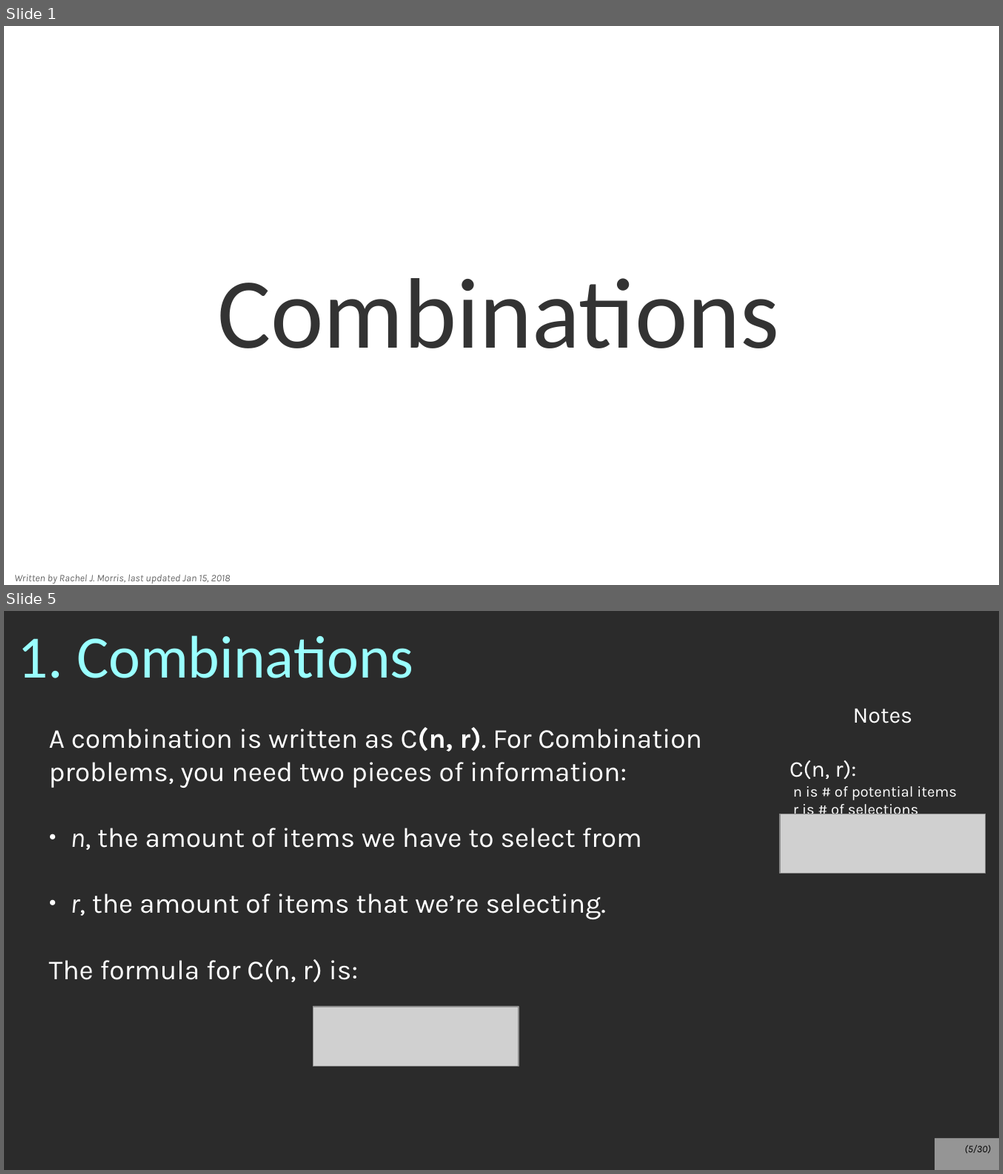
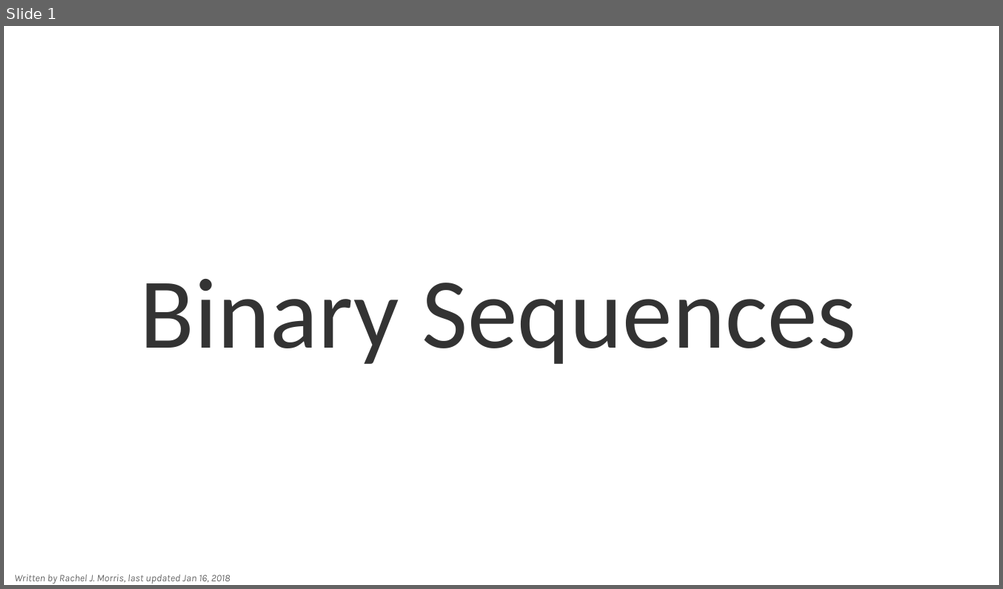
Before and after one commit to nguyenchithien/CS211-Discrete-Structures-II, a slide deck: Lectures/Lecture 5.4.odp. Shown one above the other, each under a label of ours: slides 1 and 5 before the commit, slide 1 after it; the slides between them are not shown. The pictures are 1003x1174 and 1003x589 pixels, drawn with LibreOffice and Linux fonts; fonts in the diff are those of the drawing; grey boxes stand for pictures; background and template pictures are left out; a plain dark background stands for a picture behind light text. Boxes give left, top, right and bottom in pixels: in the first picture for what was removed or moved away, otherwise in the second. Text is boxed around its words. In the diff, an @@ line names an element or a change of style, - is before the commit and + after.

```diff
--- a/Lectures/Lecture 5.4.odp
+++ b/Lectures/Lecture 5.4.odp
@@ slide 5 removed at <box>4,611,999,1170</box>, background picture (left out) @@
@@ title removed at <box>17,635,414,678</box> @@
-1. Combinations
@@ text removed at <box>789,709,956,819</box> @@
-Notes
-C(n, r):
-n is # of potential items
-r is # of selections
@@ text removed at <box>49,727,702,982</box> @@
-A combination is written as C(n, r). For Combination problems, you need two pieces of information:
-● n, the amount of items we have to select from
-● r, the amount of items that we’re selecting.
-The formula for C(n, r) is:
@@ picture removed at <box>780,814,986,874</box> @@
@@ picture removed at <box>313,1007,518,1067</box> @@
@@ page number removed at <box>934,1139,999,1170</box> @@
-(5/30)
@@ slide 1 changed as well @@
@@ title at <box>140,279,856,364</box>: text changed @@
-Combinations
+Binary Sequences
@@ text at <box>14,575,230,584</box>: text changed @@
-Written by Rachel J. Morris, last updated Jan 15, 2018
+Written by Rachel J. Morris, last updated Jan 16, 2018
```
Also in this commit, not shown: 2 other slides changed, 25 slides added, 26 other slides removed, 1 other file.
